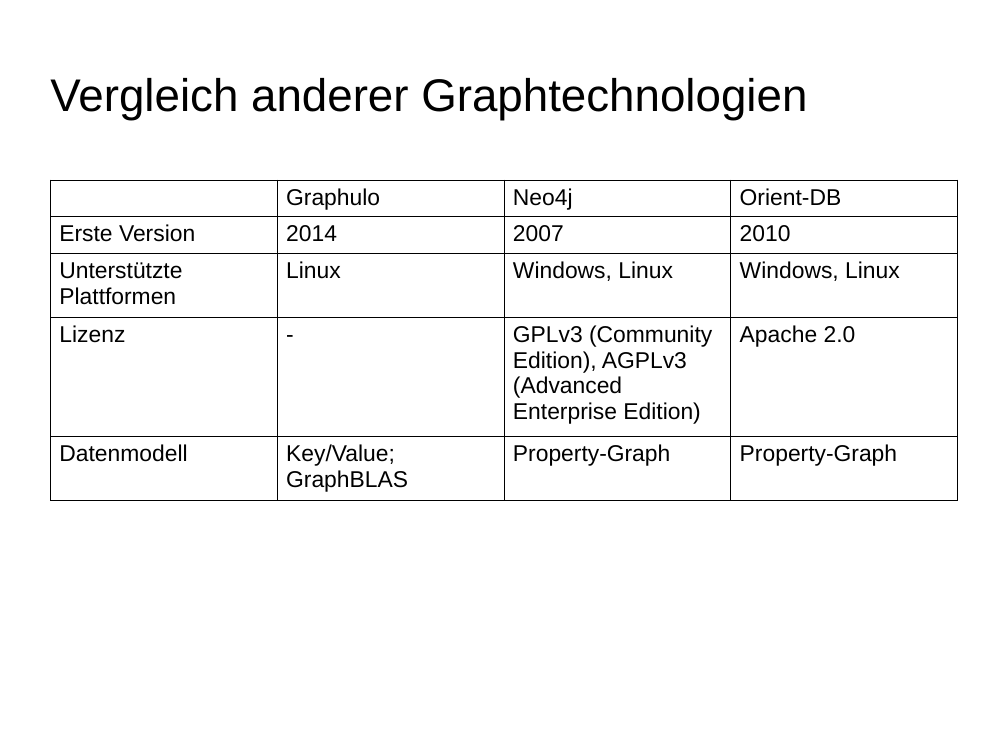
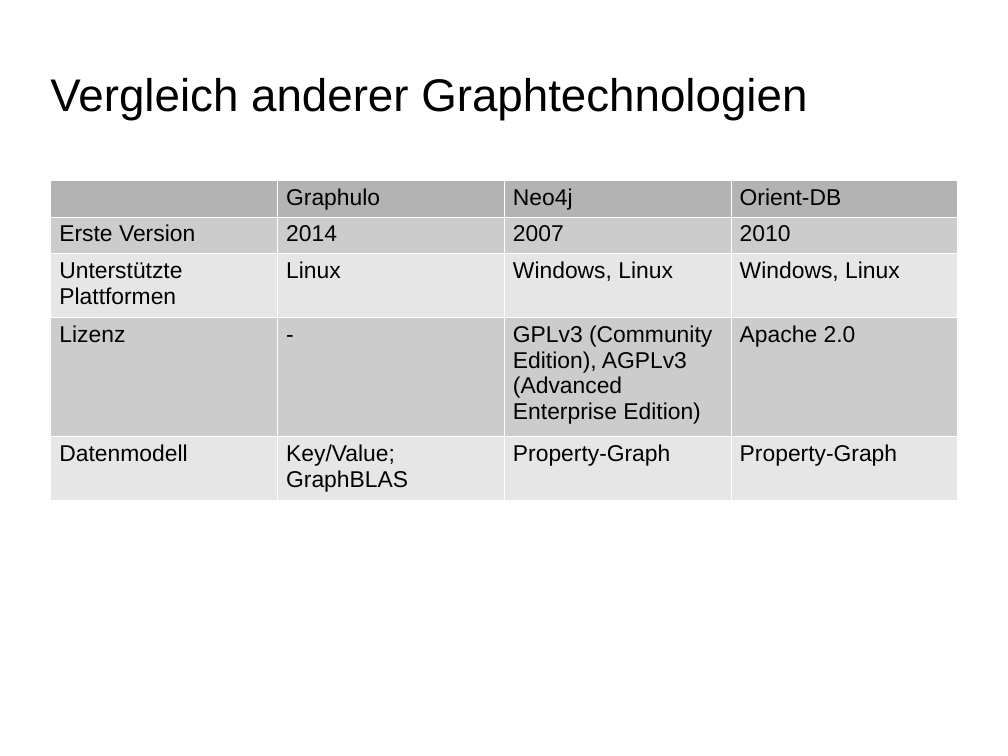
Before and after one commit to ScaDS/dblp-graphulo, a slide deck: slide 8 of doc/testat1.odp. Drawn at 1008x756 pixels with LibreOffice and Linux fonts; fonts in the diff are those of the drawing; background and template pictures are left out. Boxes give left, top, right and bottom in pixels: in the first picture for what was removed or moved away, otherwise in the second. Text is boxed around its words. In the diff, an @@ line names an element or a change of style, - is before the commit and + after.

```diff
--- a/doc/testat1.odp
+++ b/doc/testat1.odp
@@ table at box(50, 180, 958, 496) @@
@@ fill none to #B3B3B3 in 3 cells @@
@@ fill none to #CCCCCC in 8 cells @@
@@ fill none to #E6E6E6 in 8 cells @@
@@ borders changed @@
```
Also in this commit, not shown: 1 other slide changed.
